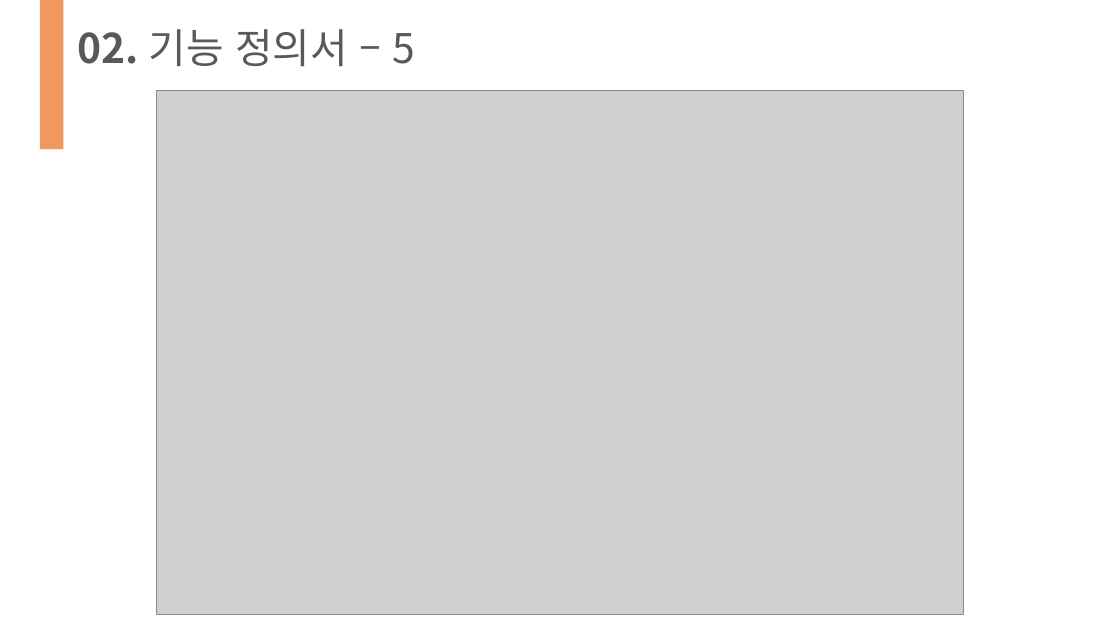
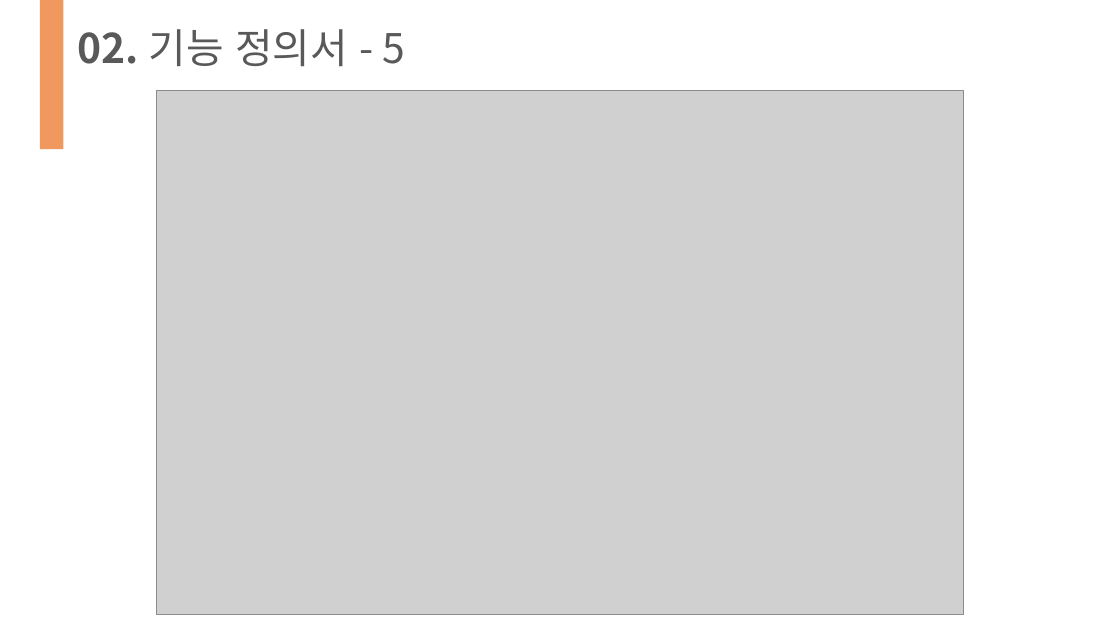
Before and after one commit to HTKzz/HALO, a slide deck: slide 9 of 도서쇼핑몰 보고서/도서쇼핑몰_보고서(2조)_최종.pptx. Drawn at 1120x630 pixels with LibreOffice and Linux fonts; fonts in the diff are those of the drawing; grey boxes stand for pictures. Boxes give left, top, right and bottom in pixels: in the first picture for what was removed or moved away, otherwise in the second. Text is boxed around its words. In the diff, an @@ line names an element or a change of style, - is before the commit and + after.

```diff
--- a/도서쇼핑몰 보고서/도서쇼핑몰_보고서(2조)_최종.pptx
+++ b/도서쇼핑몰 보고서/도서쇼핑몰_보고서(2조)_최종.pptx
@@ text at box(78, 29, 406, 66): text changed @@
-02. 기능 정의서 – 5
+02. 기능 정의서 - 5
```
Also in this commit, not shown: 3 other slides changed.
